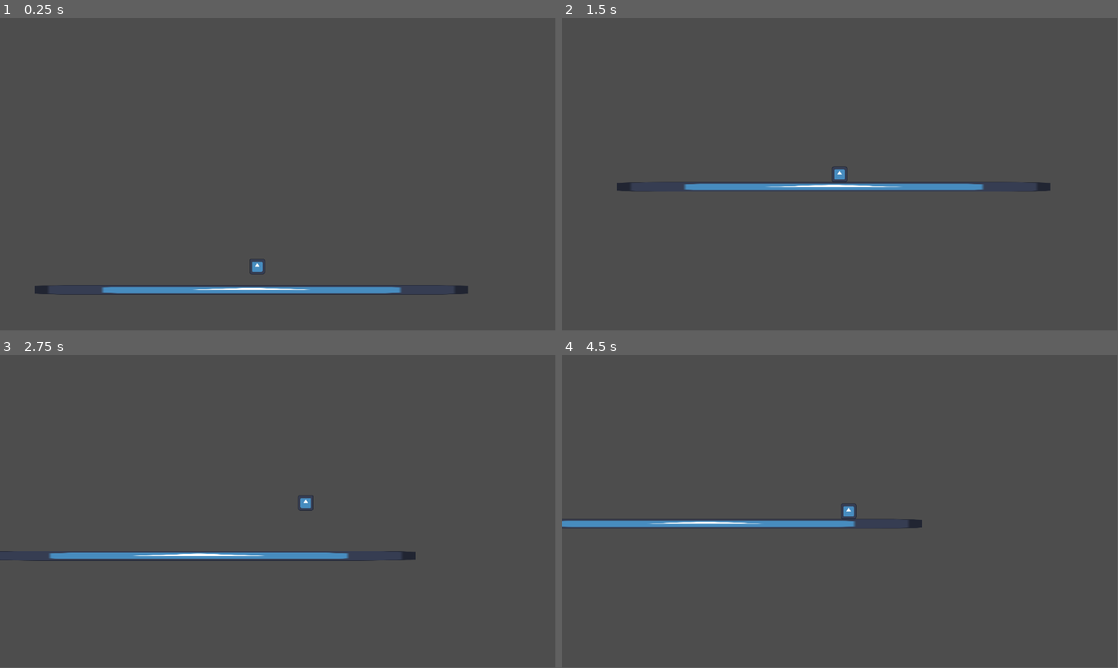
Above: before the commit, frames 1-4 (two rows, left to right).
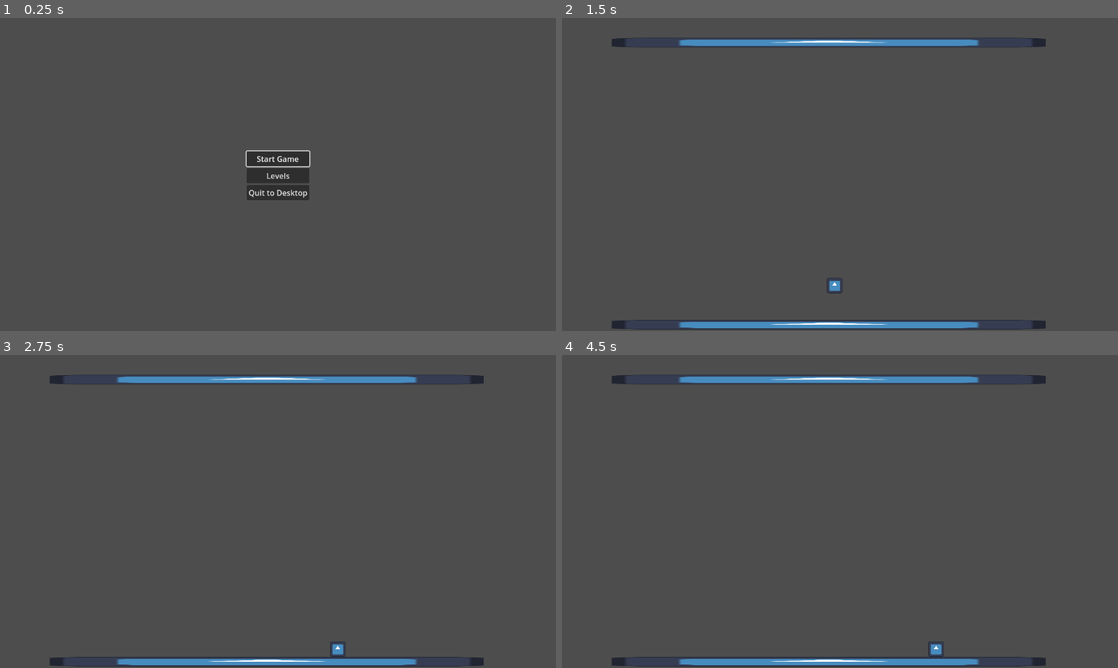
Above: after the commit, the same moments.

Repository: venajustin/GMTK2024
Game: Godot game, scene res://main.tscn
The game is run twice, just before and just after one commit, with the same random seed, the same clock (stepped at 60 frames per second) and the same inputs. Before the commit the project starts from res://Levels/level1.tscn. The engine's default icon, where the game draws it, is replaced by a stand-in: a white triangle on a blue panel in a dark square.
Inputs (mouse positions are in pixels of both pictures, inside the frame that each line leads up to):
- Up to frame 1 (0.25 s): no input
- Up to frame 2 (1.5 s): click (840, 174) at 0.5 s, where only the run after the commit has a clickable "Levels"; click (840, 152) at 1.25 s, where only the run after the commit has a clickable "Start Game"
- Up to frame 3 (2.75 s): tap Enter at 2 s; hold D (move_right) from 2.03 s (still down); tap Space (jump) at 2.27 s
- Up to frame 4 (4.5 s): tap Space (jump) at 3.02 s; release D (move_right) at 3.53 s; hold A (move_left) 3.53-4.28 s; hold D (move_right) from 4.28 s (still down)
In our replay, the window is 799x449 before the commit and 800x450 after it. These sizes can differ from the game's own. Grey fills any space a smaller window leaves; there, only what the larger window draws over its background counts as a difference.

The runs differ from the first frame. In frame 1, 3.4% of the frame differs, in the area x 6-85%, y 42-89%; in frame 2, 4.7%; in frame 3, 4.5%; in frame 4, 4.7%, in the area x 0-87%, y 6-100%.

Commit message:
basic menus

Diff:
--- a/Levels/level1.tscn
+++ b/Levels/level1.tscn
@@ -4,7 +4,7 @@
 [ext_resource type="PackedScene" uid="uid://c017sb5wueiyn" path="res://Scenes/platform.tscn" id="2_nbr7g"]
 [ext_resource type="Script" path="res://Scripts/CameraController.gd" id="3_fpfi7"]
 
-[node name="Level" type="Node2D"]
+[node name="Level" type="Node2D" groups=["played"]]
 
 [node name="Player" parent="." instance=ExtResource("1_i44p1")]
 position = Vector2(565, 552)
@@ -14,7 +14,6 @@
 
 [node name="Camera2D" type="Camera2D" parent="."]
 position = Vector2(708, -19)
-position_smoothing_enabled = true
 script = ExtResource("3_fpfi7")
 
 [node name="Platform2" parent="." instance=ExtResource("2_nbr7g")]
--- /dev/null
+++ b/Scenes/menu.tscn
@@ -0,0 +1,54 @@
+[gd_scene load_steps=2 format=3 uid="uid://cv7ep50urhw5p"]
+
+[ext_resource type="Script" path="res://Scripts/Menu.gd" id="1_usns1"]
+
+[node name="Menu" type="Control" groups=["menu"]]
+layout_mode = 3
+anchors_preset = 8
+anchor_left = 0.5
+anchor_top = 0.5
+anchor_right = 0.5
+anchor_bottom = 0.5
+offset_left = -20.0
+offset_top = -20.0
+offset_right = 20.0
+offset_bottom = 20.0
+grow_horizontal = 2
+grow_vertical = 2
+script = ExtResource("1_usns1")
+
+[node name="VBoxContainer" type="VBoxContainer" parent="."]
+layout_mode = 1
+anchors_preset = 8
+anchor_left = 0.5
+anchor_top = 0.5
+anchor_right = 0.5
+anchor_bottom = 0.5
+offset_left = -65.0
+offset_top = -50.5
+offset_right = 65.0
+offset_bottom = 50.5
+grow_horizontal = 2
+grow_vertical = 2
+pivot_offset = Vector2(65, 48.5)
+
+[node name="StartGame" type="Button" parent="VBoxContainer"]
+layout_mode = 2
+text = "Start Game"
+
+[node name="Levels" type="Button" parent="VBoxContainer"]
+layout_mode = 2
+text = "Levels"
+
+[node name="Quit" type="Button" parent="VBoxContainer"]
+layout_mode = 2
+text = "Quit to Desktop"
+
+[node name="notimplementedyet" type="Label" parent="VBoxContainer"]
+visible = false
+layout_mode = 2
+text = "not implemented yet :)"
+
+[connection signal="pressed" from="VBoxContainer/StartGame" to="." method="_on_start_game_pressed"]
+[connection signal="pressed" from="VBoxContainer/Levels" to="." method="_on_levels_pressed"]
+[connection signal="pressed" from="VBoxContainer/Quit" to="." method="_on_quit_pressed"]
--- /dev/null
+++ b/Scenes/pause.tscn
@@ -0,0 +1,49 @@
+[gd_scene load_steps=2 format=3 uid="uid://dkivowkb4lat3"]
+
+[ext_resource type="Script" path="res://Scripts/pause.gd" id="1_1mt6e"]
+
+[node name="Pause" type="Control"]
+layout_mode = 3
+anchors_preset = 8
+anchor_left = 0.5
+anchor_top = 0.5
+anchor_right = 0.5
+anchor_bottom = 0.5
+grow_horizontal = 2
+grow_vertical = 2
+script = ExtResource("1_1mt6e")
+
+[node name="VBoxContainer" type="VBoxContainer" parent="."]
+layout_mode = 1
+anchors_preset = 8
+anchor_left = 0.5
+anchor_top = 0.5
+anchor_right = 0.5
+anchor_bottom = 0.5
+offset_left = -20.0
+offset_top = -20.0
+offset_right = 20.0
+offset_bottom = 20.0
+grow_horizontal = 2
+grow_vertical = 2
+
+[node name="PAUSED" type="Label" parent="VBoxContainer"]
+layout_mode = 2
+text = "PAUSED"
+horizontal_alignment = 1
+
+[node name="Paused" type="Button" parent="VBoxContainer"]
+layout_mode = 2
+text = "Resume"
+
+[node name="MainMenu" type="Button" parent="VBoxContainer"]
+layout_mode = 2
+text = "Main Menu"
+
+[node name="Quit" type="Button" parent="VBoxContainer"]
+layout_mode = 2
+text = "Quit to Desktop"
+
+[connection signal="pressed" from="VBoxContainer/Paused" to="." method="_on_paused_pressed"]
+[connection signal="pressed" from="VBoxContainer/MainMenu" to="." method="_on_main_menu_pressed"]
+[connection signal="pressed" from="VBoxContainer/Quit" to="." method="_on_quit_pressed"]
--- a/Scripts/CameraController.gd
+++ b/Scripts/CameraController.gd
@@ -5,6 +5,5 @@
 
 # Called every frame. 'delta' is the elapsed time since the previous frame.
 func _process(delta):
-
-
-	position = tracking_node.position
+	if tracking_node != null:
+		position = tracking_node.position
--- /dev/null
+++ b/Scripts/Menu.gd
@@ -0,0 +1,25 @@
+extends Control
+
+signal start_level
+
+# Called when the node enters the scene tree for the first time.
+func _ready():
+	$VBoxContainer/StartGame.grab_focus()
+
+
+# Called every frame. 'delta' is the elapsed time since the previous frame.
+func _process(delta):
+	pass
+
+
+func _on_quit_pressed():
+	get_tree().quit()
+
+
+func _on_levels_pressed():
+	$VBoxContainer/notimplementedyet.visible = true
+
+
+func _on_start_game_pressed():
+
+	start_level.emit()
--- /dev/null
+++ b/Scripts/pause.gd
@@ -0,0 +1,19 @@
+extends Control
+
+signal pause_game
+
+
+func focus():
+	$VBoxContainer/Paused.grab_focus()
+
+func _on_paused_pressed():
+	pause_game.emit()
+
+
+
+func _on_quit_pressed():
+	get_tree().quit()
+
+
+func _on_main_menu_pressed():
+	get_tree().reload_current_scene()
--- /dev/null
+++ b/main.gd
@@ -0,0 +1,59 @@
+extends Node
+enum GameState {MENU, BUILD, RUNNING};
+var state:GameState = GameState.MENU;
+var paused:bool = false
+
+@export var _menu_scene:PackedScene = null
+var menu:Control
+
+@export var _pause_scene:PackedScene = null
+var pause:Control
+
+var level:Node2D = null;
+
+# Called when the node enters the scene tree for the first time.
+func _ready():
+	menu = _menu_scene.instantiate()
+	add_child(menu)
+	menu.connect("start_level", _on_menu_start_level);
+	state = GameState.MENU;
+
+	pause = _pause_scene.instantiate()
+
+
+# Called every frame. 'delta' is the elapsed time since the previous frame.
+func _process(delta):
+	if Input.is_action_just_pressed("pause"):
+		if state == GameState.MENU:
+			get_tree().quit()
+		else:
+			pause_game()
+
+
+	if state == GameState.BUILD:
+
+		if Input.is_action_pressed("play_level"):
+			level.process_mode = Node.PROCESS_MODE_INHERIT
+			state = GameState.RUNNING
+
+
+func pause_game():
+	if paused:
+		paused = !paused
+		level.process_mode = Node.PROCESS_MODE_INHERIT if state == GameState.RUNNING else Node.PROCESS_MODE_DISABLED
+		remove_child(pause)
+	else:
+		paused = !paused
+		level.process_mode = Node.PROCESS_MODE_DISABLED
+		add_child(pause)
+		pause.focus()
+		pause.connect("pause_game", pause_game)
+
+
+
+func _on_menu_start_level():
+	remove_child(menu)
+	level = load("res://Levels/level1.tscn").instantiate()
+	get_tree().current_scene.add_child(level)
+	level.process_mode = Node.PROCESS_MODE_DISABLED
+	state = GameState.BUILD;
--- /dev/null
+++ b/main.tscn
@@ -0,0 +1,68 @@
+[gd_scene load_steps=7 format=3 uid="uid://bj3m2rpyk20ne"]
+
+[ext_resource type="Script" path="res://main.gd" id="1_mrqci"]
+[ext_resource type="PackedScene" uid="uid://cv7ep50urhw5p" path="res://Scenes/menu.tscn" id="2_5vq1i"]
+[ext_resource type="Texture2D" uid="uid://dibstbyxxrtje" path="res://Assets/icon.svg" id="2_y7rcl"]
+[ext_resource type="Texture2D" uid="uid://djibgwytmffec" path="res://Assets/loading-bar.png" id="3_ob3j7"]
+[ext_resource type="PackedScene" uid="uid://dkivowkb4lat3" path="res://Scenes/pause.tscn" id="3_ycesw"]
+[ext_resource type="Script" path="res://Scripts/CameraController.gd" id="4_knnbk"]
+
+[node name="Main" type="Node"]
+script = ExtResource("1_mrqci")
+_menu_scene = ExtResource("2_5vq1i")
+_pause_scene = ExtResource("3_ycesw")
+
+[node name="Loading" type="Control" parent="."]
+visible = false
+texture_filter = 1
+layout_mode = 3
+anchors_preset = 8
+anchor_left = 0.5
+anchor_top = 0.5
+anchor_right = 0.5
+anchor_bottom = 0.5
+offset_left = -20.0
+offset_top = -20.0
+offset_right = 20.0
+offset_bottom = 20.0
+grow_horizontal = 2
+grow_vertical = 2
+size_flags_horizontal = 4
+
+[node name="TextureRect" type="TextureRect" parent="Loading"]
+layout_mode = 1
+anchors_preset = 8
+anchor_left = 0.5
+anchor_top = 0.5
+anchor_right = 0.5
+anchor_bottom = 0.5
+offset_left = -577.0
+offset_top = -324.0
+offset_right = 577.0
+offset_bottom = 324.0
+grow_horizontal = 2
+grow_vertical = 2
+texture = ExtResource("2_y7rcl")
+
+[node name="TextureProgressBar" type="TextureProgressBar" parent="Loading"]
+texture_filter = 1
+layout_mode = 1
+anchors_preset = 7
+anchor_left = 0.5
+anchor_top = 1.0
+anchor_right = 0.5
+anchor_bottom = 1.0
+offset_left = -263.0
+offset_top = 212.0
+offset_right = -7.0
+offset_bottom = 244.0
+grow_horizontal = 2
+grow_vertical = 0
+scale = Vector2(2, 2)
+max_value = 256.0
+step = 16.0
+texture_progress = ExtResource("3_ob3j7")
+
+[node name="Camera2D" type="Camera2D" parent="."]
+position = Vector2(576, 322)
+script = ExtResource("4_knnbk")
--- a/project.godot
+++ b/project.godot
@@ -11,9 +11,14 @@
 [application]
 
 config/name="GMTK2024"
-run/main_scene="res://Levels/level1.tscn"
+run/main_scene="res://main.tscn"
 config/features=PackedStringArray("4.2", "Mobile")
 config/icon="res://Assets/icon.svg"
+
+[display]
+
+window/stretch/mode="viewport"
+window/stretch/scale_mode="integer"
 
 [input]
 
@@ -47,6 +52,16 @@
 , Object(InputEventKey,"resource_local_to_scene":false,"resource_name":"","device":-1,"window_id":0,"alt_pressed":false,"shift_pressed":false,"ctrl_pressed":false,"meta_pressed":false,"pressed":false,"keycode":0,"physical_keycode":90,"key_label":0,"unicode":122,"echo":false,"script":null)
 ]
 }
+pause={
+"deadzone": 0.5,
+"events": [Object(InputEventKey,"resource_local_to_scene":false,"resource_name":"","device":-1,"window_id":0,"alt_pressed":false,"shift_pressed":false,"ctrl_pressed":false,"meta_pressed":false,"pressed":false,"keycode":0,"physical_keycode":4194305,"key_label":0,"unicode":0,"echo":false,"script":null)
+]
+}
+play_level={
+"deadzone": 0.5,
+"events": [Object(InputEventKey,"resource_local_to_scene":false,"resource_name":"","device":-1,"window_id":0,"alt_pressed":false,"shift_pressed":false,"ctrl_pressed":false,"meta_pressed":false,"pressed":false,"keycode":0,"physical_keycode":32,"key_label":0,"unicode":32,"echo":false,"script":null)
+]
+}
 
 [rendering]
 
Binary file added: Assets/ASEPRITE Saves/Cheeze.aseprite
Binary file added: Assets/ASEPRITE Saves/loading-bar.aseprite
Binary file added: Assets/loading-bar.png
